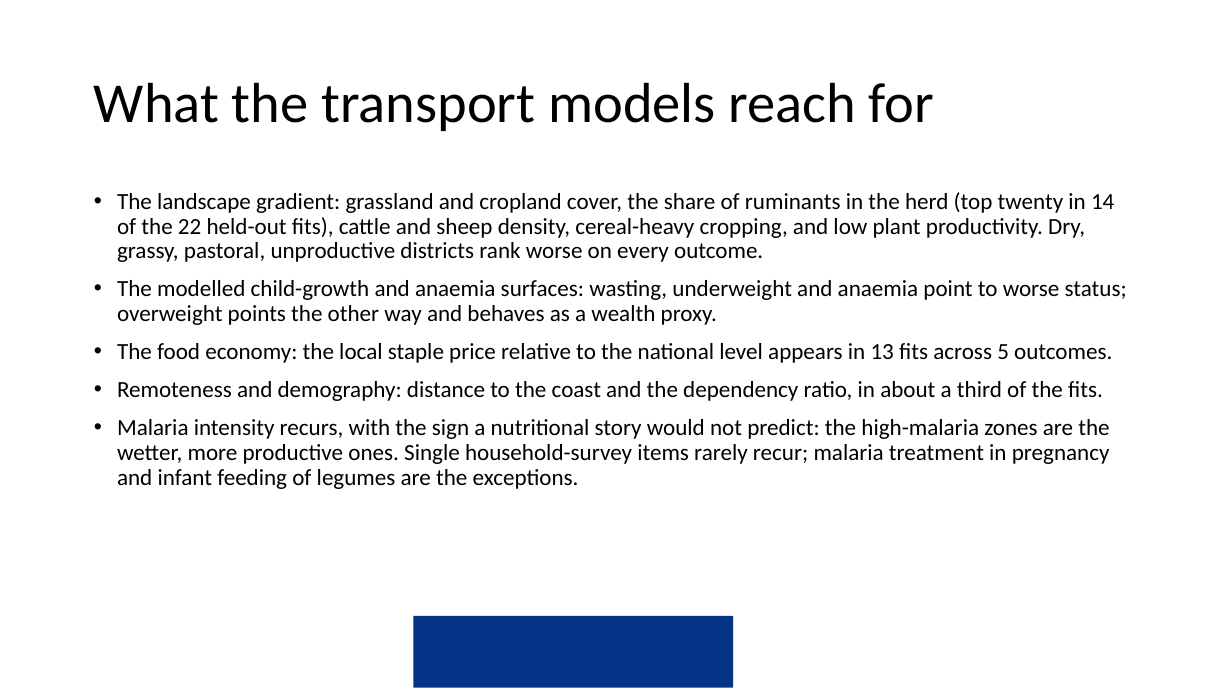
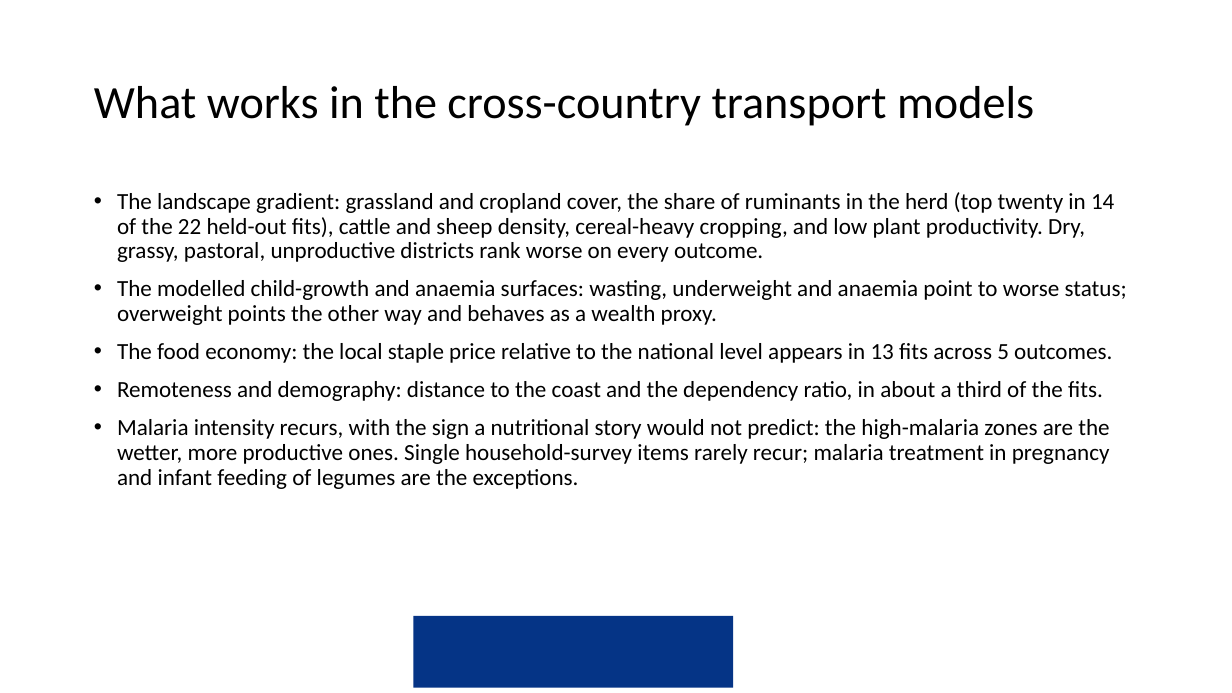
Before and after one commit to amertens/mn-prediction, a slide deck: slide 16 of docs/slides/MN-proxy-data-sources-2026-09.pptx (slide 11 before the commit). Drawn at 1232x693 pixels with LibreOffice and Linux fonts; fonts in the diff are those of the drawing; background and template pictures are left out. Boxes give left, top, right and bottom in pixels: in the first picture for what was removed or moved away, otherwise in the second. Text is boxed around its words. In the diff, an @@ line names an element or a change of style, - is before the commit and + after.

```diff
--- a/docs/slides/MN-proxy-data-sources-2026-09.pptx
+++ b/docs/slides/MN-proxy-data-sources-2026-09.pptx
@@ title at [94, 86, 1034, 126]: text changed; size 44 to 36 pt @@
-What the transport models reach for
+What works in the cross-country transport models
```
Also in this commit, not shown: 8 other slides changed, 10 slides added, 8 slides removed, 36 other files.
